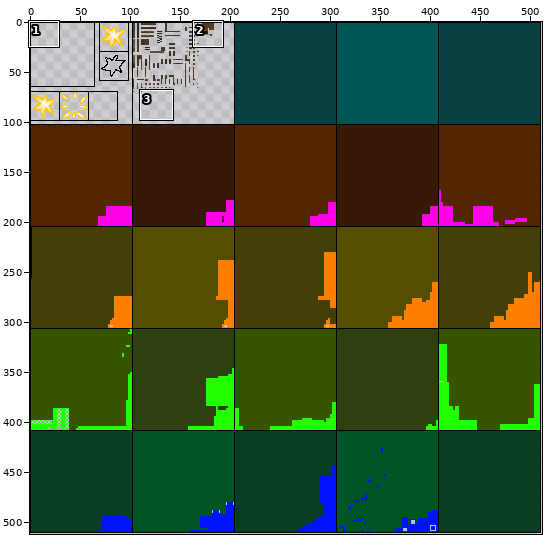
File history of a sprite sheet, src/main/resources/assets/nukacraft/textures/guns/piperevolver/piperevolver.png. The picture above shows the old version from afar; the outline marks the close-up.
Close-up. Before the commit:
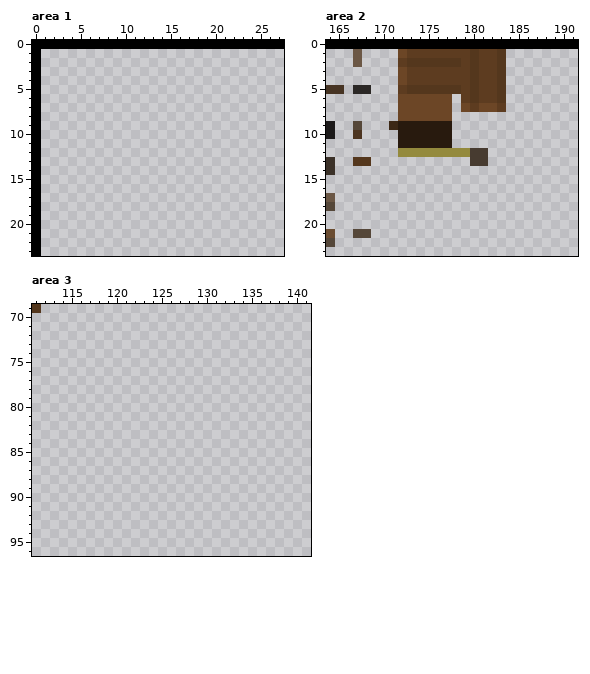
The file is 512x512 pixels. Colours within 5 levels of each other are drawn and written as one. Shown: area 1: x 0..27, y 0..23; area 2: x 164..191, y 0..23; area 3: x 111..141, y 69..96.
The same view after the edit:
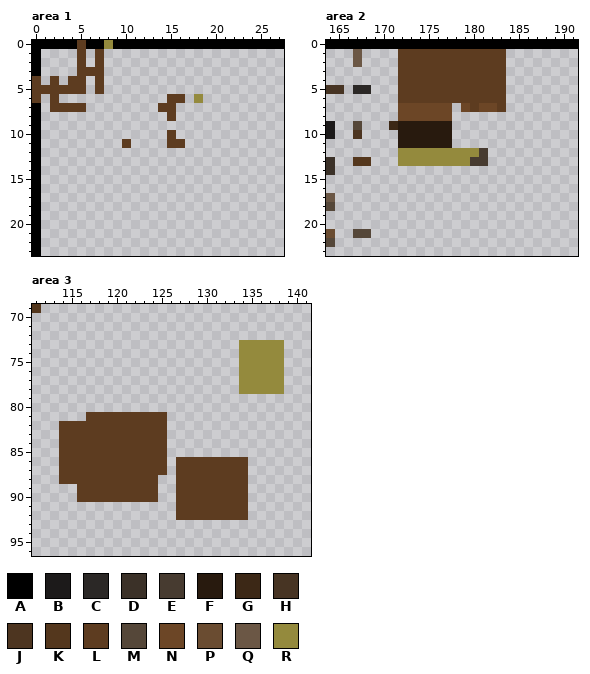
Palette (. is transparent): A #000000  B #1c1a1a  C #2b2826  D #3b3128  E #473b30  F #281a0e  G #3c2816  H #473423  J #4d3520  K #54371d  L #5d3c20  M #554739  N #6c4626  P #6a4c31  Q #6b5745  R #948a3d
Change:
Area 1:
There is now colour L in rows 1 to 2 at x 5 and 7; in row 3 at x 5 to 7; in row 4 at x 2, 4 to 5 and 7; in row 5 at x 1 to 5 and 7; in row 6 at x 2 and 15 to 16; in row 7 at x 2 to 5 and 14 to 15.
There is now colour L in row 8 at x 15; in row 10 at x 15; in row 11 at x 10 and 15 to 16.
The edit turns colour A into colour L in row 0 at x 5; in rows 4 to 6 at x 0.
There is now colour R in row 6 at x 18.
The edit turns colour A into colour R in row 0 at x 8.
Area 2:
There is now colour L in row 6 at x 178.
The edit turns colour K into colour L in row 1 at x 180 and 183; in row 2 at x 173 to 178, 180 and 183; in rows 3 to 4 at x 180 and 183; in row 5 at x 173 to 178, 180 and 183; in row 6 at x 180 and 183.
The edit turns colour N into colour L in row 1 at x 172; in rows 3 to 4 at x 172; in row 6 at x 172 to 177.
There is now colour R in row 13 at x 172 to 179.
The edit turns colour E into colour R in row 12 at x 180.
Area 3:
There is now colour L in row 81 at x 117 to 125; in rows 82 to 85 at x 114 to 125; in rows 86 to 87 at x 114 to 125 and 127 to 134; in row 88 at x 114 to 124 and 127 to 134; in rows 89 to 90 at x 116 to 124 and 127 to 134; in rows 91 to 92 at x 127 to 134.
There is now colour R in rows 73 to 78 at x 134 to 138.
Boxes around the changes in both close-ups, in picture pixels (x1, y1, x2, y2):
changed: (32, 40, 113, 112)
added: (122, 94, 203, 148)
changed: (398, 49, 506, 103)
changed: (398, 148, 479, 166)
added: (239, 340, 284, 394)
added: (59, 412, 248, 520)
